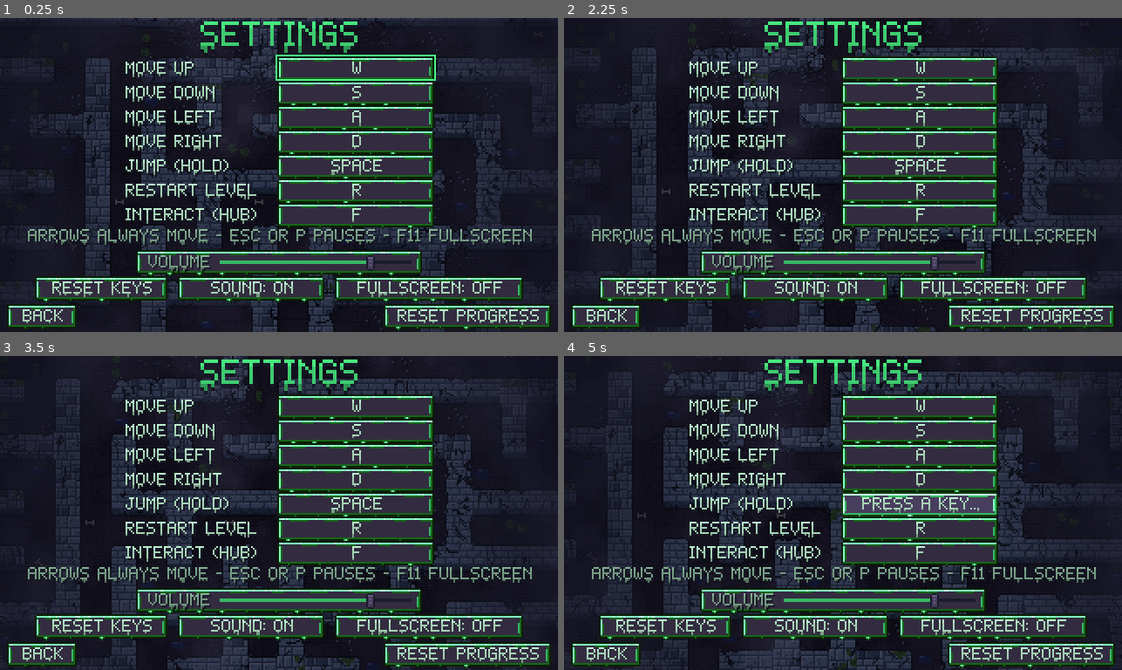
Above: before the commit, frames 1-4 (two rows, left to right).
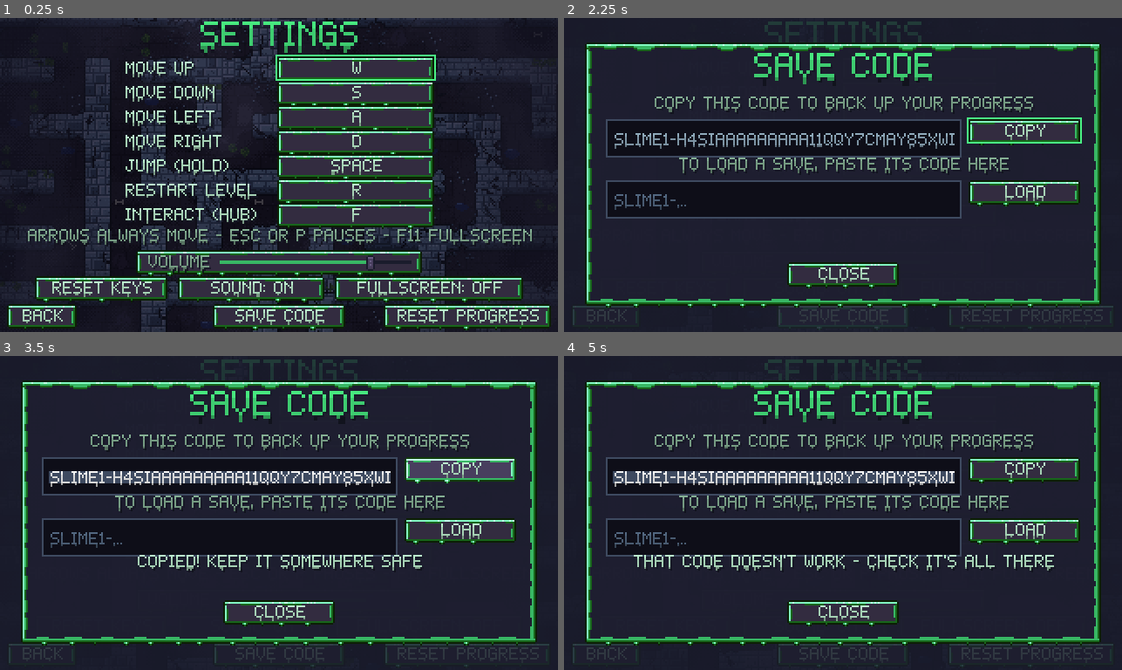
Above: after the commit, the same moments.

Repository: AveryBlue-GD/slime-time
Game: Godot game, scene res://scenes/controls.tscn
Two runs of this game, one before a commit and one after it. Both use one fixed random seed, a clock stepped at 60 frames per second and the inputs below. This scene is started directly instead of the project's main scene.
Inputs (mouse positions are in pixels of both pictures, inside the frame that each line leads up to):
- Up to frame 1 (0.25 s): no input
- Up to frame 2 (2.25 s): click "SOUND: ON" at 0.5 s; click "SOUND: OFF" at 1.25 s; click (843, 316) at 2 s, where only the run after the commit has a clickable "SAVE CODE"
- Up to frame 3 (3.5 s): click (457, 469) at 2.75 s, where only the run after the commit has a clickable "COPY"
- Up to frame 4 (5 s): click (1021, 528) at 3.5 s, where only the run after the commit has a clickable "LOAD"; move the mouse to (965, 497) at 4.27 s; hold D (move_right) from 4.28 s (still down); tap J at 4.35 s; click (965, 497) at 4.42 s

The runs differ from the first frame. In frame 1, 1.5% of the frame differs, in the area x 38-62%, y 91-100%; in frame 2, 36%; in frame 3, 38%; in frame 4, 39%, in the area x 1-99%, y 0-100%.

Commit message:
Save codes (copy your save as a code, paste one to load it; SAVE CODE panel in settings) and ask the browser to keep the save storage persistent
Co-Authored-By: Claude Opus 5.5 <noreply@anthropic.com>

Diff:
--- a/scripts/progress.gd
+++ b/scripts/progress.gd
@@ -17,6 +17,8 @@
 const SECONDARY_KEYS := {move_up = KEY_UP, move_down = KEY_DOWN, move_left = KEY_LEFT, move_right = KEY_RIGHT}
 
 var save_path := "user://save.cfg"
+## Save codes start with this (the 1 is the format, in case it ever changes).
+const SAVE_CODE_PREFIX := "SLIME1-"
 ## Highest level the player may start (1-10).
 var highest_unlocked := 1
 ## Number of story levels beaten so far (0-10). Also decides which skins are unlocked.
@@ -76,6 +78,10 @@
 
 
 func _ready() -> void:
+	# In a browser the save lives in the site's storage; asking for it to be kept as persistent
+	# stops the browser from evicting it when space runs low (Chrome/Edge usually just agree).
+	if OS.has_feature("web"):
+		JavaScriptBridge.eval("if (navigator.storage && navigator.storage.persist) { navigator.storage.persist(); }", true)
 	# The hub's use key isn't in project.godot's input map; it's made here (F by default).
 	if not InputMap.has_action("interact"):
 		InputMap.add_action("interact")
@@ -167,6 +173,11 @@
 	var file := ConfigFile.new()
 	if file.load(save_path) != OK:
 		return
+	_read(file)
+
+
+## Takes everything from a save (the save file or a loaded save code).
+func _read(file: ConfigFile) -> void:
 	levels_cleared = clampi(file.get_value("progress", "levels_cleared", 0), 0, Levels.COUNT)
 	highest_unlocked = clampi(file.get_value("progress", "highest_unlocked", 1), 1, Levels.COUNT)
 	current_level = clampi(file.get_value("progress", "current_level", 1), 1, highest_unlocked)
@@ -211,6 +222,11 @@
 func save_progress() -> void:
 	if not saving_enabled:
 		return
+	_write().save(save_path)
+
+
+## Everything that's saved, as a ConfigFile (written to the save file, or turned into a save code).
+func _write() -> ConfigFile:
 	var file := ConfigFile.new()
 	file.set_value("progress", "levels_cleared", levels_cleared)
 	file.set_value("progress", "highest_unlocked", highest_unlocked)
@@ -233,7 +249,42 @@
 		file.set_value("upgrades", id, upgrades[id])
 	for action: String in bindings:
 		file.set_value("controls", action, bindings[action])
-	file.save(save_path)
+	return file
+
+
+## The whole save as a code to copy somewhere safe: "SLIME1-" and the save file, gzipped, in
+## base64. Pasting it back with load_code restores the progress (in a browser whose storage was
+## cleared, on another browser, or in the Windows version).
+func save_code() -> String:
+	var packed := _write().encode_to_text().to_utf8_buffer().compress(FileAccess.COMPRESSION_GZIP)
+	return SAVE_CODE_PREFIX + Marshalls.raw_to_base64(packed)
+
+
+## The save inside a code, or null if it isn't a working Slime Time save code.
+static func read_code(code: String) -> ConfigFile:
+	code = code.strip_edges().replace(" ", "").replace("\n", "")
+	if not code.begins_with(SAVE_CODE_PREFIX):
+		return null
+	var packed := Marshalls.base64_to_raw(code.trim_prefix(SAVE_CODE_PREFIX))
+	if packed.is_empty():
+		return null
+	var text := packed.decompress_dynamic(1 << 20, FileAccess.COMPRESSION_GZIP).get_string_from_utf8()
+	var file := ConfigFile.new()
+	if text == "" or file.parse(text) != OK or not file.has_section("progress"):
+		return null
+	return file
+
+
+## Replaces the progress with the save in `code` (and saves it). False if the code doesn't work.
+func load_code(code: String) -> bool:
+	var file := read_code(code)
+	if file == null:
+		return false
+	_read(file)
+	apply_bindings()
+	apply_volume()
+	save_progress()
+	return true
 
 
 ## Records a story win and picks the next level (back to 1 after beating the last one). On hard
--- a/scripts/ui/controls.gd
+++ b/scripts/ui/controls.gd
@@ -1,7 +1,9 @@
 extends Control
 
 ## Settings: key remapping (click an action's key, then press the new key; Esc cancels; if the
-## key was already used by another action, the two swap), sound on/off, volume, fullscreen, and
+## key was already used by another action, the two swap), sound on/off, volume, fullscreen,
+## SAVE CODE (copy your whole save as a code to back it up, or paste one to load it: the way to
+## keep browser progress safe or move it to another browser or the Windows version), and
 ## RESET PROGRESS, which asks for a CONFIRM before wiping the save.
 
 const ACTION_NAMES := {
@@ -17,6 +19,16 @@
 var reset_confirm: Control
 var confirm_button: Button
 var cancel_button: Button
+var save_code_button: Button
+var code_panel: Control
+## The save code of your progress (read-only, to copy) and the box to paste a code into.
+var code_out: LineEdit
+var code_in: LineEdit
+var code_status: Label
+var copy_button: Button
+var load_button: Button
+## LOAD has been pressed once on a working code: the next press replaces the progress.
+var load_armed := false
 
 
 func _ready() -> void:
@@ -62,7 +74,101 @@
 	reset_button = UIKit.make_button("RESET PROGRESS", _ask_reset, Vector2(96, 13))
 	reset_button.position = Vector2(220, 164)
 	add_child(reset_button)
+	save_code_button = UIKit.make_button("SAVE CODE", _open_codes, Vector2(76, 13))
+	save_code_button.position = Vector2(122, 164)
+	add_child(save_code_button)
 	_build_reset_confirm()
+	_build_code_panel()
+
+
+## The SAVE CODE panel: your progress as a code to copy, and a box to paste a code into and load.
+## Loading asks for a second press, since it replaces the progress you have.
+func _build_code_panel() -> void:
+	code_panel = Control.new()
+	code_panel.mouse_filter = Control.MOUSE_FILTER_STOP
+	add_child(code_panel)
+	code_panel.set_anchors_and_offsets_preset(Control.PRESET_FULL_RECT)
+	code_panel.visible = false
+	var dim := ColorRect.new()
+	dim.color = Color(UIKit.BG, 0.85)
+	code_panel.add_child(dim)
+	dim.set_anchors_and_offsets_preset(Control.PRESET_FULL_RECT)
+	UIKit.add_panel(code_panel, Rect2(12, 14, 296, 150))
+	_panel_label(code_panel, UIKit.make_label("SAVE CODE", 16, UIKit.GOLD), 20, 40)
+	_panel_label(code_panel, UIKit.make_label("COPY THIS CODE TO BACK UP YOUR PROGRESS", 8, UIKit.TEXT_DIM), 45, 55)
+	code_out = _code_box(true)
+	code_out.position = Vector2(24, 58)
+	copy_button = UIKit.make_button("COPY", _copy_code, Vector2(64, 13))
+	copy_button.position = Vector2(232, 58)
+	code_panel.add_child(copy_button)
+	_panel_label(code_panel, UIKit.make_label("TO LOAD A SAVE, PASTE ITS CODE HERE", 8, UIKit.TEXT_DIM), 80, 90)
+	code_in = _code_box(false)
+	code_in.position = Vector2(24, 93)
+	code_in.placeholder_text = "SLIME1-..."
+	code_in.text_changed.connect(func(_text: String) -> void:
+		load_armed = false
+		code_status.text = "")
+	load_button = UIKit.make_button("LOAD", _load_code, Vector2(64, 13))
+	load_button.position = Vector2(232, 93)
+	code_panel.add_child(load_button)
+	code_status = UIKit.make_label("", 8, UIKit.TEXT)
+	_panel_label(code_panel, code_status, 114, 124)
+	var close := UIKit.make_button("CLOSE", _close_codes, Vector2(64, 13))
+	close.position = Vector2(128, 140)
+	code_panel.add_child(close)
+
+
+func _code_box(read_only: bool) -> LineEdit:
+	var box := LineEdit.new()
+	box.size = Vector2(204, 13)
+	box.custom_minimum_size = Vector2(204, 13)
+	box.editable = not read_only
+	box.select_all_on_focus = read_only
+	box.add_theme_font_size_override("font_size", 8)
+	box.material = UIKit.text_material()
+	code_panel.add_child(box)
+	return box
+
+
+func _panel_label(parent: Control, label: Label, top: int, bottom: int) -> void:
+	label.horizontal_alignment = HORIZONTAL_ALIGNMENT_CENTER
+	parent.add_child(label)
+	label.set_anchors_and_offsets_preset(Control.PRESET_TOP_WIDE)
+	label.offset_top = top
+	label.offset_bottom = bottom
+
+
+func _open_codes() -> void:
+	code_out.text = Progress.save_code()
+	code_in.text = ""
+	code_status.text = ""
+	load_armed = false
+	code_panel.visible = true
+	copy_button.grab_focus()
+
+
+func _close_codes() -> void:
+	code_panel.visible = false
+	save_code_button.grab_focus()
+
+
+func _copy_code() -> void:
+	DisplayServer.clipboard_set(code_out.text)
+	code_out.select_all()
+	code_status.text = "COPIED! KEEP IT SOMEWHERE SAFE"
+
+
+func _load_code() -> void:
+	if Progress.read_code(code_in.text) == null:
+		load_armed = false
+		code_status.text = "THAT CODE DOESN'T WORK - CHECK IT'S ALL THERE"
+		return
+	if not load_armed:
+		load_armed = true
+		code_status.text = "THIS REPLACES YOUR PROGRESS - PRESS LOAD AGAIN"
+		return
+	Progress.load_code(code_in.text)
+	UIKit.go(get_tree(), UIKit.TITLE_SCENE)  # start fresh with the loaded save
 
 
 ## The "are you sure?" panel for RESET PROGRESS: nothing is wiped until CONFIRM is clicked.
@@ -158,7 +264,9 @@
 
 func _unhandled_input(event: InputEvent) -> void:
 	if waiting_for == "" and (event.is_action_pressed("menu") or event.is_action_pressed("ui_cancel")):
-		if reset_confirm.visible:
+		if code_panel.visible:
+			_close_codes()
+		elif reset_confirm.visible:
 			_cancel_reset()
 		else:
 			UIKit.go(get_tree(), UIKit.HUB_SCENE)
--- a/scripts/ui/ui_kit.gd
+++ b/scripts/ui/ui_kit.gd
@@ -65,6 +65,21 @@
 	theme.set_icon("grabber_highlight", "HSlider", load(UI_DIR + "grabber_hover.png"))
 	theme.set_stylebox("panel", "Panel", panel_style())
 	theme.set_stylebox("panel", "PanelContainer", panel_style())
+	# Text boxes (the save code): a dark inset well, outlined brighter while you type in it.
+	var well := _box(Color8(14, 14, 24), Color8(62, 74, 96))
+	well.draw_center = true
+	well.content_margin_top = 2
+	well.content_margin_bottom = 1
+	theme.set_stylebox("normal", "LineEdit", well)
+	theme.set_stylebox("read_only", "LineEdit", well)
+	var focused := well.duplicate() as StyleBoxFlat
+	focused.border_color = TEXT_DIM
+	theme.set_stylebox("focus", "LineEdit", focused)
+	theme.set_color("font_color", "LineEdit", TEXT)
+	theme.set_color("font_uneditable_color", "LineEdit", TEXT_DIM)
+	theme.set_color("font_placeholder_color", "LineEdit", TEXT_OFF)
+	theme.set_color("caret_color", "LineEdit", TEXT)
+	theme.set_color("selection_color", "LineEdit", Color8(62, 74, 96))
 	return theme
 
 
--- /dev/null
+++ b/tests/test_save_code.gd
@@ -0,0 +1,102 @@
+extends SceneTree
+
+## Save codes: the whole save as a "SLIME1-" code (gzipped, base64) that can be copied out and
+## pasted back in. A code restores exactly what was saved; broken, cut-off or foreign codes are
+## refused without touching the progress; the settings screen's SAVE CODE panel shows your code,
+## refuses a bad one and only loads a good one on the second LOAD press. Never touches a real save.
+## Run: .\tools\godot.ps1 --path . --headless --fixed-fps 60 --quit-after 30000 -s res://tests/test_save_code.gd
+
+var failures := 0
+var progress: Node
+
+
+func _initialize() -> void:
+	await process_frame
+	progress = root.get_node("Progress")
+	progress.saving_enabled = false
+
+	# --- Some progress worth keeping
+	progress.levels_cleared = 6
+	progress.highest_unlocked = 7
+	progress.current_level = 7
+	progress.hard_cleared.assign([1, 2])
+	progress.best_times = {1: 12.5, 3: 31.25, 101: 18.0}
+	progress.coins_found = {1: ["2,3", "5,1", "9,3"], 4: ["7,7", "1,9"]}
+	progress.upgrades = {"slime": 2, "speed": 1}  # 3 + 1 coins spent of the 5 found
+	progress.custom_color = Color(0.2, 0.6, 0.9)
+	progress.selected_skin = "mint"  # its solid version needs hard level 1, which is beaten
+	progress.set_jelly(false)
+	progress.set_binding("jump", KEY_J)
+	var before: String = progress._write().encode_to_text()
+	var code: String = progress.save_code()
+	_check(code.begins_with("SLIME1-") and code.length() < 2000, "your save becomes a code (%d characters)" % code.length())
+
+	# --- Back to nothing, then the code brings it all back
+	progress.reset_progress()
+	progress.reset_bindings()
+	_check(progress.levels_cleared == 0 and progress.coins_found.is_empty(), "(progress wiped, like a cleared browser)")
+	_check(progress.load_code(code), "pasting the code loads it")
+	_print_diff(before, progress._write().encode_to_text())
+	_check(_same(progress._write().encode_to_text(), before), "...and everything comes back exactly: levels, records, coins, upgrades, skin, keys")
+	_check(progress.selected_skin == "mint" and not progress.jelly and progress.bindings.jump == KEY_J and progress.upgrade_level("slime") == 2,
+		"...(Mint, solid, J to jump, slime upgrade 2)")
+	_check(progress.load_code("  " + code + "\n"), "spaces or a line break around the pasted code are fine")
+
+	# --- Bad codes are refused and change nothing
+	var bad := ["", "hello", "SLIME1-", "SLIME1-not a code!", code.substr(0, code.length() / 2), "SLIME2-" + code.trim_prefix("SLIME1-"),
+		"SLIME1-" + Marshalls.raw_to_base64("just some text".to_utf8_buffer())]
+	var refused := true
+	for attempt: String in bad:
+		if progress.load_code(attempt):
+			refused = false
+	_check(refused and _same(progress._write().encode_to_text(), before), "broken, cut-off or foreign codes are refused and the progress stays")
+
+	# --- The settings screen's SAVE CODE panel
+	var screen: Control = load("res://scenes/controls.tscn").instantiate()
+	root.add_child(screen)
+	await process_frame
+	screen._open_codes()
+	_check(screen.code_panel.visible and screen.code_out.text == progress.save_code(), "SAVE CODE shows your code to copy")
+	screen.code_in.text = "SLIME1-garbage"
+	screen._load_code()
+	_check("DOESN'T WORK" in screen.code_status.text, "a bad code says so (%s)" % screen.code_status.text)
+	progress.levels_cleared = 2  # pretend the progress moved on since the code was made
+	screen.code_in.text = code
+	screen.code_in.text_changed.emit(code)
+	screen._load_code()
+	_check(screen.load_armed and "PRESS LOAD AGAIN" in screen.code_status.text and progress.levels_cleared == 2,
+		"a good code asks first: it would replace your progress")
+	screen._load_code()
+	_check(progress.levels_cleared == 6, "the second LOAD loads it")
+	screen.free()
+
+	progress.reset_bindings()
+	print("RESULT: %s" % ("PASS" if failures == 0 else "FAIL (%d)" % failures))
+	quit(1 if failures else 0)
+
+
+## Two saves hold the same settings (lines in any order: loading reads them by name).
+func _same(a: String, b: String) -> bool:
+	var la := Array(a.split("\n"))
+	var lb := Array(b.split("\n"))
+	la.sort()
+	lb.sort()
+	return la == lb
+
+
+## Prints the save lines that differ (so a failed round trip says what was lost).
+func _print_diff(before: String, after: String) -> void:
+	var a := before.split("\n")
+	var b := after.split("\n")
+	for line in a:
+		if not line in b:
+			print("  lost:    ", line)
+	for line in b:
+		if not line in a:
+			print("  changed: ", line)
+
+
+func _check(ok: bool, label: String) -> void:
+	print(("  ok   " if ok else "  FAIL ") + label)
+	if not ok:
+		failures += 1
Not shown, added: tests/test_save_code.gd.uid
Not shown, changed: CLAUDE.md
